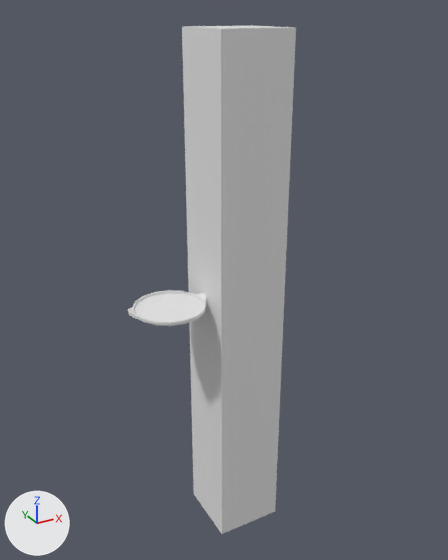
Before and after pictures for a commit that changed the Blender file 3D models - Sofia/Kitchen/kitchen.blend.
Rendered twice from a 50 mm camera at (-0.959, -1.663, 1.811) aimed at (-0.063, -0.033, 0.997). Arrows for +X, +Y and +Z are at lower left; the lights stay in place.

Names of what the first picture shows: 'Cube', 'pan'.
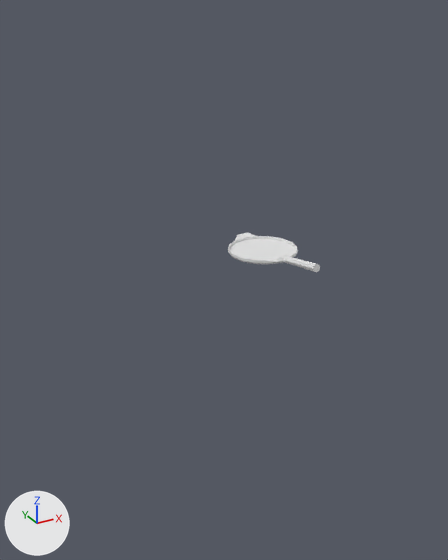
Commit message: Update kitchen

Location of each change, [x1, y1, x2, y2] in pixels of the pictures (448 x 560 px):
'Cube', hidden
    before: [182, 25, 296, 534]
'pan', moved, turned
    before: [128, 290, 207, 326]
    after: [228, 233, 320, 272]

The change, as a list of edits to the scene's bpy script:
```text
Change ob_pan:
    ob_pan.location: (-0.245, 0.0, 0.918) -> (0.105, 0.0, 1.053)
    ob_pan.rotation_euler: (0.0, 0.0, 0.0) -> (0.0, 0.0, -1.571)  # degrees (0, 0, 0) -> degrees (0, 0, -90)
Change ob_cube:
    ob_cube.location: (0.0, 0.0, 0.88) -> (0.859, 0.0, 0.88)
    add ob_cube.hide_set(True)
```
